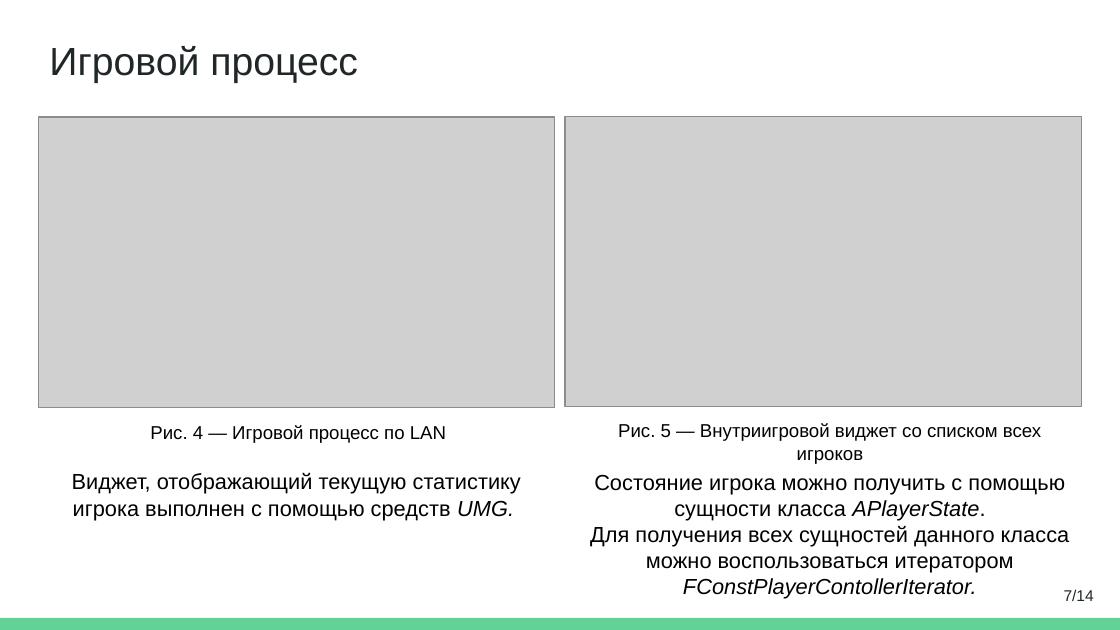
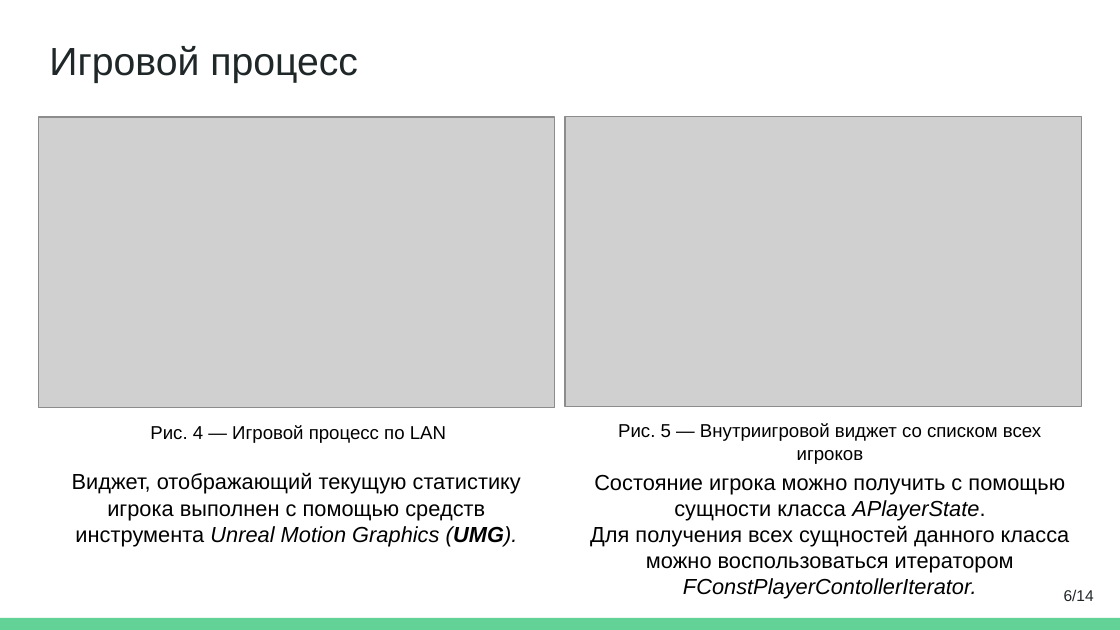
Before and after one commit to youngB0rrov/bmstu_doc, a slide deck: slide 6 of MMAPS/presentation/Интеграция_сетевых_компонентов_в_шаблон_многопользовательской_игры_.pptx (slide 7 before the commit). Drawn at 1120x630 pixels with LibreOffice and Linux fonts; fonts in the diff are those of the drawing; grey boxes stand for pictures. Boxes give left, top, right and bottom in pixels: in the first picture for what was removed or moved away, otherwise in the second. Text is boxed around its words. In the diff, an @@ line names an element or a change of style, - is before the commit and + after.

```diff
--- a/MMAPS/presentation/Интеграция_сетевых_компонентов_в_шаблон_многопользовательской_игры_.pptx
+++ b/MMAPS/presentation/Интеграция_сетевых_компонентов_в_шаблон_многопользовательской_игры_.pptx
@@ text at bbox=[72, 472, 521, 546]: text changed @@
-Виджет, отображающий текущую статистику игрока выполнен с помощью средств UMG.
+Виджет, отображающий текущую статистику игрока выполнен с помощью средств инструмента Unreal Motion Graphics (UMG).
@@ page number at bbox=[1064, 589, 1094, 601]: text changed @@
-7/14
+6/14
```
Also in this commit, not shown: 4 other slides changed, 1 slide removed.
